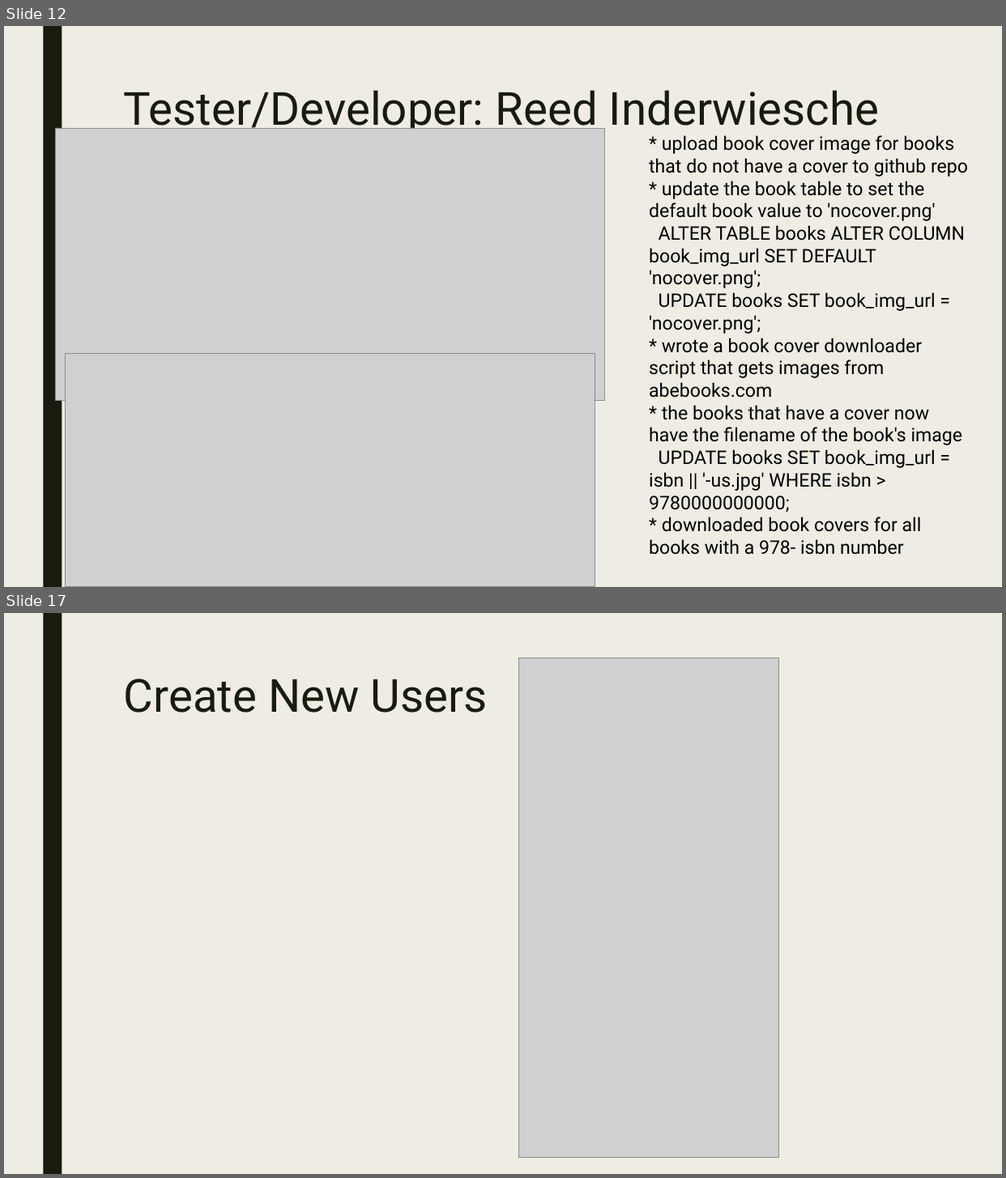
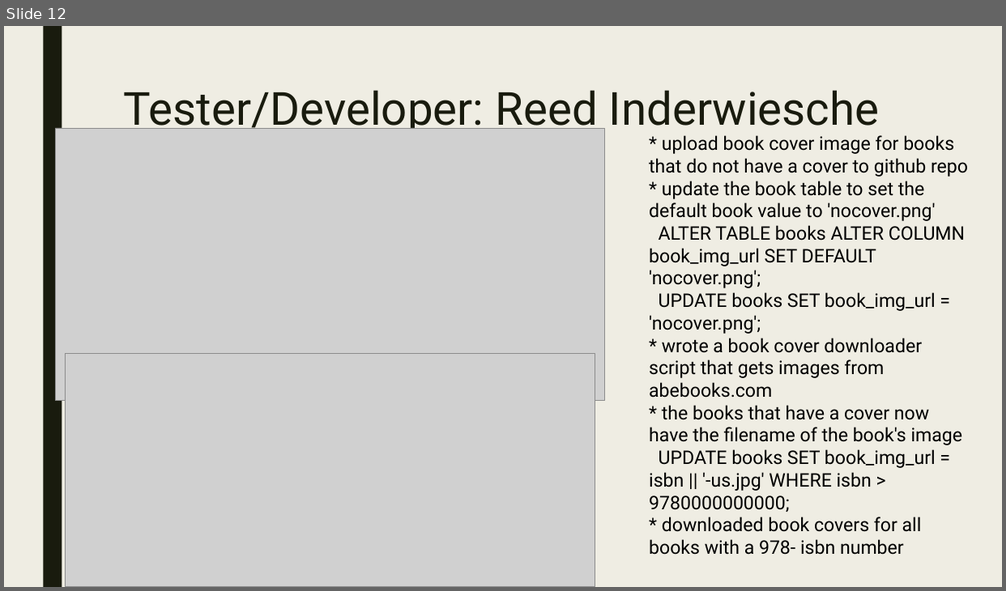
Before and after one commit to Jake25k/CSC439, a slide deck: PowerPoint Slides/csc439_sprint3_final.pptx. Shown one above the other, each under a label of ours: slides 12 and 17 before the commit, slide 12 after it; the slides between them are not shown. The pictures are 1006x1178 and 1006x591 pixels, drawn with LibreOffice and Linux fonts; fonts in the diff are those of the drawing; grey boxes stand for pictures. Boxes give left, top, right and bottom in pixels: in the first picture for what was removed or moved away, otherwise in the second. Text is boxed around its words. In the diff, an @@ line names an element or a change of style, - is before the commit and + after.

```diff
--- a/PowerPoint Slides/csc439_sprint3_final.pptx
+++ b/PowerPoint Slides/csc439_sprint3_final.pptx
@@ slide 17 removed at bbox=[4, 613, 1002, 1174], background #EFEDE3; not listed: 1 template element that a slide beside it also shows @@
@@ picture removed at bbox=[518, 658, 779, 1157] @@
@@ title removed at bbox=[124, 679, 488, 713] @@
-Create New Users
```
Also in this commit, not shown: 2 slides changed, 1 slide added, 1 other slide removed.
